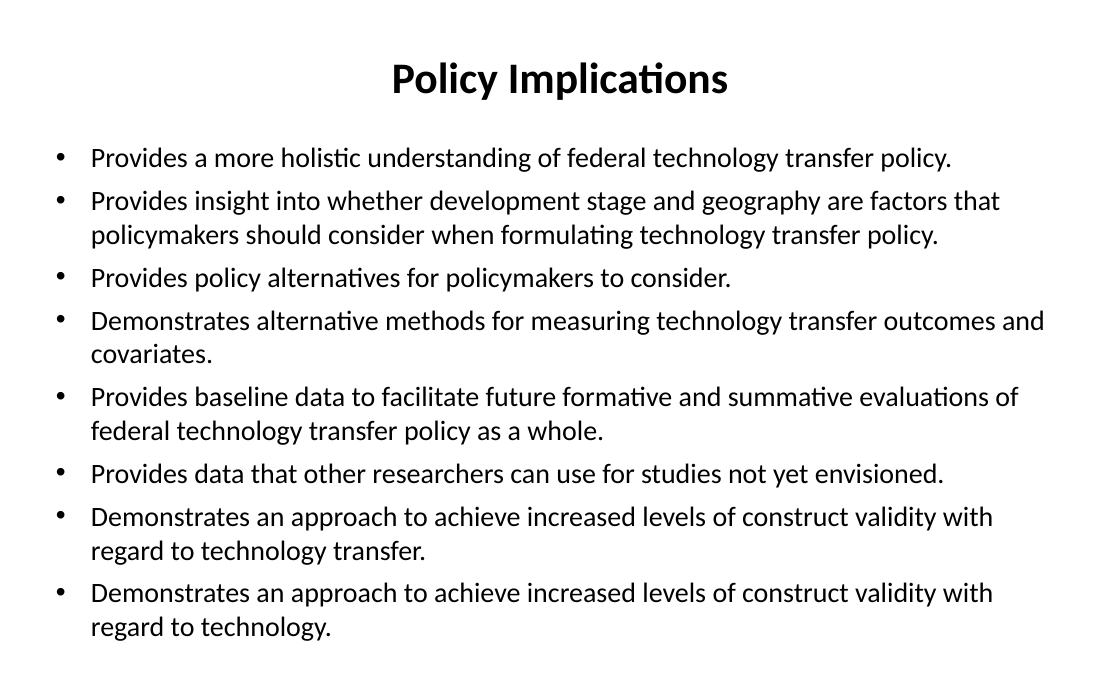
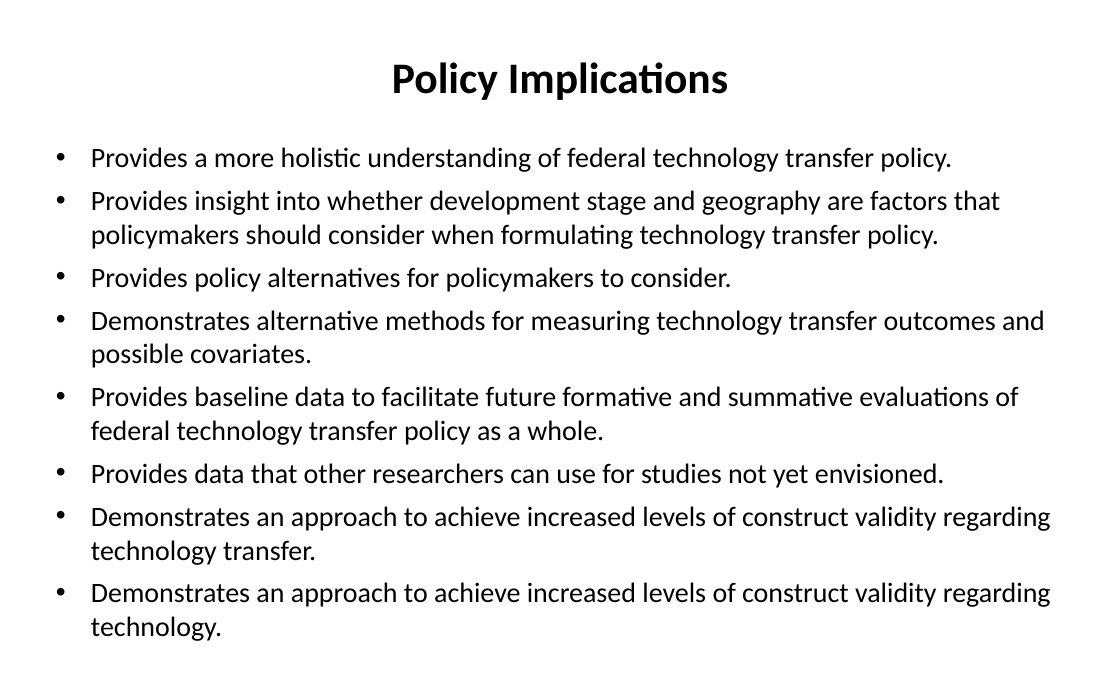
Before and after one commit to SLU-Courses-Townes/SOC5600, a slide deck: slide 43 of FinalProject/Presentation/Townes_SOC5600_FinalProject_Presentation.pptx. Drawn at 1120x700 pixels with LibreOffice and Linux fonts; fonts in the diff are those of the drawing. Boxes give left, top, right and bottom in pixels: in the first picture for what was removed or moved away, otherwise in the second. Text is boxed around its words. In the diff, an @@ line names an element or a change of style, - is before the commit and + after.

```diff
--- a/FinalProject/Presentation/Townes_SOC5600_FinalProject_Presentation.pptx
+++ b/FinalProject/Presentation/Townes_SOC5600_FinalProject_Presentation.pptx
@@ text at [91, 310, 1045, 368]: text changed @@
-• Demonstrates alternative methods for measuring technology transfer outcomes and covariates.
+• Demonstrates alternative methods for measuring technology transfer outcomes and possible covariates.
@@ text at [91, 506, 1051, 641]: text changed @@
-• Demonstrates an approach to achieve increased levels of construct validity with regard to technology transfer.
-• Demonstrates an approach to achieve increased levels of construct validity with regard to technology.
+• Demonstrates an approach to achieve increased levels of construct validity regarding technology transfer.
+• Demonstrates an approach to achieve increased levels of construct validity regarding technology.
```
Also in this commit, not shown: 10 other slides changed.
